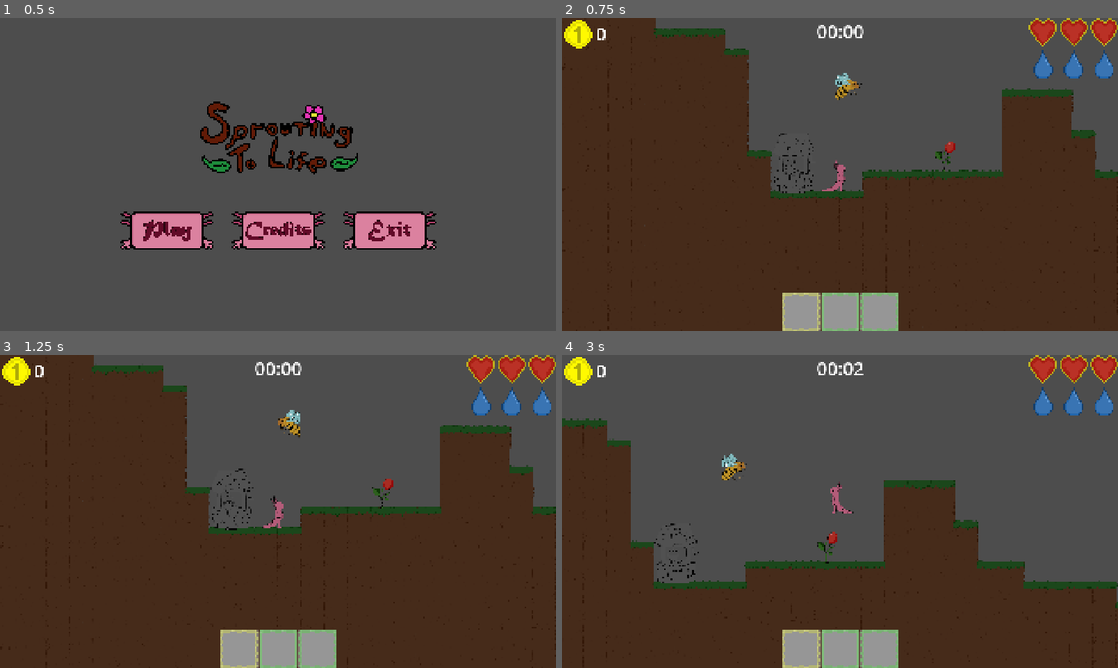
Above: before the commit, frames 1-4 (two rows, left to right).
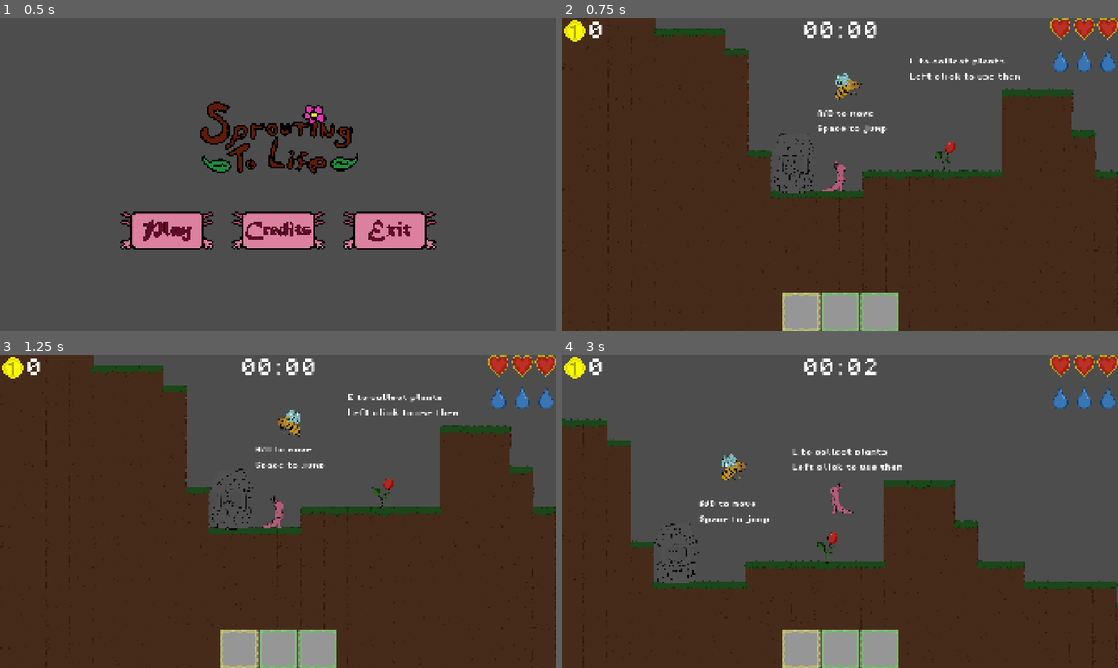
Above: after the commit, the same moments.

Repository: AzureLeaf0/GameJam
Game: Godot game, scene res://scenes/main_menu.tscn
The game is run twice, just before and just after one commit, with the same random seed, the same clock (stepped at 60 frames per second) and the same inputs.
Inputs (mouse positions are in pixels of both pictures, inside the frame that each line leads up to):
- Up to frame 1 (0.5 s): no input
- Up to frame 2 (0.75 s): click (728, 230) at 0.5 s
- Up to frame 3 (1.25 s): no input
- Up to frame 4 (3 s): tap Enter at 1.25, 2, 2.75 s; move the mouse to (962, 495) at 1.27 s; hold Right (move_right) 1.28-2.78 s; tap Space (jump) at 1.35, 1.52, 1.82, 2.27, 2.3, 2.57 s; move the mouse to (728, 527) at 2.02 s; tap E (Interact) at 2.1 s; move the mouse to (895, 442) at 2.77 s; hold Left (move_left) from 2.78 s (still down); click (895, 442) at 2.85 s

Frame 1 is identical in both runs. In frame 2, 2.9% of the frame differs, in the area x 0-100%, y 0-37%; in frame 3, 2.9%; in frame 4, 3.0%, in the area x 0-100%, y 0-54%.

Commit message:
pause menu başlangıç

Diff:
--- a/gamejam/project.godot
+++ b/gamejam/project.godot
@@ -87,6 +87,11 @@
 "events": [Object(InputEventKey,"resource_local_to_scene":false,"resource_name":"","device":-1,"window_id":0,"alt_press …(192 unchanged characters)…
 ]
 }
+pause={
+"deadzone": 0.2,
+"events": [Object(InputEventKey,"resource_local_to_scene":false,"resource_name":"","device":-1,"window_id":0,"alt_pressed":false,"shift_pressed":false,"ctrl_pressed":false,"meta_pressed":false,"pressed":false,"keycode":0,"physical_keycode":4194305,"key_label":0,"unicode":0,"location":0,"echo":false,"script":null)
+]
+}
 
 [rendering]
 
--- a/gamejam/scenes/UI.tscn
+++ b/gamejam/scenes/UI.tscn
@@ -1,8 +1,9 @@
-[gd_scene load_steps=8 format=3 uid="uid://cfovpsq0n7jlb"]
+[gd_scene load_steps=9 format=3 uid="uid://cfovpsq0n7jlb"]
 
 [ext_resource type="Script" uid="uid://bhrfd26bh71a8" path="res://scenes/ui.gd" id="1_dj8aq"]
 [ext_resource type="Texture2D" uid="uid://b2hkcbsb8l5ej" path="res://Images/Coin.png" id="2_ro3t7"]
 [ext_resource type="Texture2D" uid="uid://1ai4wahk3spw" path="res://Images/InventoryTab.png" id="3_ua6yw"]
+[ext_resource type="FontFile" uid="uid://cfa7p1sv8wflj" path="res://fonts/PixelOperator8.ttf" id="3_ukj8e"]
 [ext_resource type="Texture2D" uid="uid://bt58vhblfk0ov" path="res://Images/EmptyTab.png" id="4_75u2n"]
 [ext_resource type="Texture2D" uid="uid://6accthyonsqb" path="res://Images/Heart.png" id="5_75u2n"]
 [ext_resource type="Texture2D" uid="uid://hikouturmlmt" path="res://Images/WaterDrop.png" id="6_3wlde"]
@@ -27,26 +28,29 @@
 anchors_preset = 5
 anchor_left = 0.5
 anchor_right = 0.5
-offset_left = -20.0
-offset_right = 20.0
-offset_bottom = 88.0
+offset_left = -32.0
+offset_top = 11.0
+offset_right = 32.0
+offset_bottom = 85.0
 grow_horizontal = 2
 theme = SubResource("Theme_5en4g")
+theme_override_fonts/font = ExtResource("3_ukj8e")
 text = "0"
 horizontal_alignment = 1
 
 [node name="CoinDisplay" type="Label" parent="CanvasLayer"]
-offset_left = 116.0
-offset_top = 8.0
-offset_right = 372.0
-offset_bottom = 96.0
+offset_left = 87.0
+offset_top = 1.0
+offset_right = 343.0
+offset_bottom = 89.0
 theme = SubResource("Theme_5en4g")
+theme_override_fonts/font = ExtResource("3_ukj8e")
 text = "0"
 vertical_alignment = 1
 
 [node name="TextureRect" type="TextureRect" parent="CanvasLayer"]
 texture_filter = 1
-custom_minimum_size = Vector2(96, 96)
+custom_minimum_size = Vector2(72, 72)
 offset_left = 8.0
 offset_top = 8.0
 offset_right = 48.0
@@ -155,20 +159,20 @@
 
 [node name="Heart1" type="TextureRect" parent="CanvasLayer/GridContainer3"]
 texture_filter = 1
-custom_minimum_size = Vector2(96, 96)
+custom_minimum_size = Vector2(72, 72)
 layout_direction = 2
 layout_mode = 2
 texture = ExtResource("5_75u2n")
 
 [node name="Heart2" type="TextureRect" parent="CanvasLayer/GridContainer3"]
 texture_filter = 1
-custom_minimum_size = Vector2(96, 96)
+custom_minimum_size = Vector2(72, 72)
 layout_mode = 2
 texture = ExtResource("5_75u2n")
 
 [node name="Heart3" type="TextureRect" parent="CanvasLayer/GridContainer3"]
 texture_filter = 1
-custom_minimum_size = Vector2(96, 96)
+custom_minimum_size = Vector2(72, 72)
 layout_mode = 2
 texture = ExtResource("5_75u2n")
 
@@ -182,18 +186,18 @@
 
 [node name="Drop1" type="TextureRect" parent="CanvasLayer/GridContainer5"]
 texture_filter = 1
-custom_minimum_size = Vector2(96, 96)
+custom_minimum_size = Vector2(72, 72)
 layout_mode = 2
 texture = ExtResource("6_3wlde")
 
 [node name="Drop2" type="TextureRect" parent="CanvasLayer/GridContainer5"]
 texture_filter = 1
-custom_minimum_size = Vector2(96, 96)
+custom_minimum_size = Vector2(72, 72)
 layout_mode = 2
 texture = ExtResource("6_3wlde")
 
 [node name="Drop3" type="TextureRect" parent="CanvasLayer/GridContainer5"]
 texture_filter = 1
-custom_minimum_size = Vector2(96, 96)
+custom_minimum_size = Vector2(72, 72)
 layout_mode = 2
 texture = ExtResource("6_3wlde")
--- /dev/null
+++ b/gamejam/scenes/map.gd
@@ -0,0 +1,17 @@
+extends Node2D
+
+@onready var pause_menu: Control = $PauseMenu
+
+
+func _input(event):
+	if event.is_action_pressed("pause"):
+		get_tree().paused = not get_tree().paused  # pause/toggle
+		$PauseMenu.visible = get_tree().paused     # show pause menu when paused
+
+func _on_resume_button_pressed():
+	get_tree().paused = false
+	$PauseMenu.visible = false
+
+func _on_quit_button_pressed():
+	get_tree().paused = false
+	get_tree().change_scene_to_file("res://scenes/main_menu.tscn")
--- a/gamejam/scenes/map.tscn
+++ b/gamejam/scenes/map.tscn
@@ -1,6 +1,7 @@
-[gd_scene load_steps=10 format=4 uid="uid://cho2qy4w8h5yq"]
+[gd_scene load_steps=13 format=4 uid="uid://cho2qy4w8h5yq"]
 
 [ext_resource type="PackedScene" uid="uid://bwuel0nv5xpbk" path="res://scenes/player.tscn" id="1_4xfga"]
+[ext_resource type="Script" uid="uid://5gbuqmafrhi" path="res://scenes/map.gd" id="1_mlgqr"]
 [ext_resource type="PackedScene" uid="uid://do1a7olc2y68" path="res://scenes/Block.tscn" id="2_paxxb"]
 [ext_resource type="PackedScene" uid="uid://cbpfqj41oa5yb" path="res://scenes/Plants/BaloonPlantFolder/BaloonPlant.tscn" id="5_2klcf"]
 [ext_resource type="PackedScene" uid="uid://m3up1p358bcf" path="res://scenes/TileMap.tscn" id="6_2lpho"]
@@ -9,8 +10,11 @@
 [ext_resource type="PackedScene" uid="uid://xijm8xuf5hry" path="res://scenes/Plants/TrampolinePlant/TrampolinePlant.tscn" id="8_jh32y"]
 [ext_resource type="PackedScene" uid="uid://bvxigls1owktf" path="res://scenes/Plants/SwordPlantFolder/SwordPlant.tscn" id="9_be0no"]
 [ext_resource type="PackedScene" uid="uid://bn5eau505vf3c" path="res://scenes/enemy2.tscn" id="9_blm8a"]
+[ext_resource type="FontFile" uid="uid://ds2i1a7df0x" path="res://fonts/PixelOperator8-Bold.ttf" id="10_blm8a"]
+[ext_resource type="PackedScene" uid="uid://b4hmvmors0uoy" path="res://scenes/pause_menu.tscn" id="13_n1psn"]
 
 [node name="Map" type="Node2D"]
+script = ExtResource("1_mlgqr")
 
 [node name="TileMap" parent="." instance=ExtResource("6_2lpho")]
 tile_map_data = PackedByteArray("AAD2/wIABAABAAEAAAD2/wMABAAAAAEAAAD2/wQABAACAAEAAAD2/wUABAAAAAEAAAD2/wYABAAAAAEAAAD2/w …(14768 unchanged characters)…
@@ -101,3 +105,30 @@
 
 [node name="enemy4" parent="." instance=ExtResource("9_blm8a")]
 position = Vector2(-3800, -2200)
+
+[node name="Label" type="Label" parent="."]
+custom_minimum_size = Vector2(1000, 1000)
+offset_left = -4800.0
+offset_top = -1400.0
+offset_right = -3800.0
+offset_bottom = -400.0
+scale = Vector2(12.5401, 13.8181)
+theme_override_fonts/font = ExtResource("10_blm8a")
+text = "A/D to move
+
+Space to jump
+"
+
+[node name="Label2" type="Label" parent="."]
+custom_minimum_size = Vector2(1000, 1000)
+offset_left = -1600.0
+offset_top = -3200.0
+offset_right = -600.0
+offset_bottom = -2200.0
+scale = Vector2(12.5401, 13.8181)
+theme_override_fonts/font = ExtResource("10_blm8a")
+text = "E to collect plants
+
+Left click to use them"
+
+[node name="PauseMenu" parent="." instance=ExtResource("13_n1psn")]
--- /dev/null
+++ b/gamejam/scenes/pause_menu.tscn
@@ -0,0 +1,41 @@
+[gd_scene load_steps=2 format=3 uid="uid://b4hmvmors0uoy"]
+
+[sub_resource type="GDScript" id="GDScript_wslke"]
+script/source = "extends Control
+"
+
+[node name="PauseMenu" type="Control"]
+process_mode = 2
+visible = false
+layout_mode = 3
+anchors_preset = 15
+anchor_right = 1.0
+anchor_bottom = 1.0
+grow_horizontal = 2
+grow_vertical = 2
+script = SubResource("GDScript_wslke")
+
+[node name="ColorRect" type="ColorRect" parent="."]
+layout_mode = 1
+anchors_preset = 15
+anchor_right = 1.0
+anchor_bottom = 1.0
+grow_horizontal = 2
+grow_vertical = 2
+mouse_filter = 2
+color = Color(0, 0, 0, 0.4)
+
+[node name="Panel" type="Panel" parent="."]
+layout_mode = 0
+offset_right = 40.0
+offset_bottom = 40.0
+
+[node name="ResumeButton" type="Button" parent="Panel"]
+layout_mode = 0
+offset_right = 8.0
+offset_bottom = 8.0
+
+[node name="QuitButton" type="Button" parent="Panel"]
+layout_mode = 0
+offset_right = 8.0
+offset_bottom = 8.0
Not shown: 1 places in gamejam/scenes/kuyu.tscn that only renumber resources
Not shown, added: gamejam/scenes/map.gd.uid
